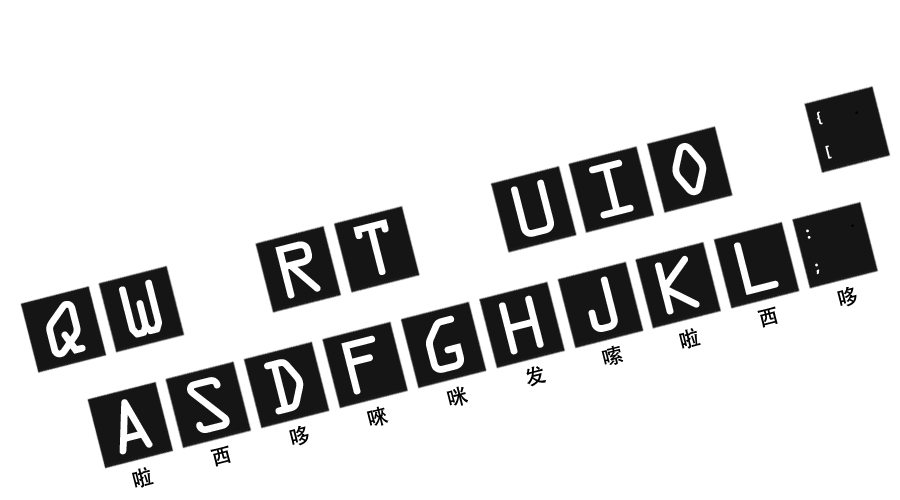
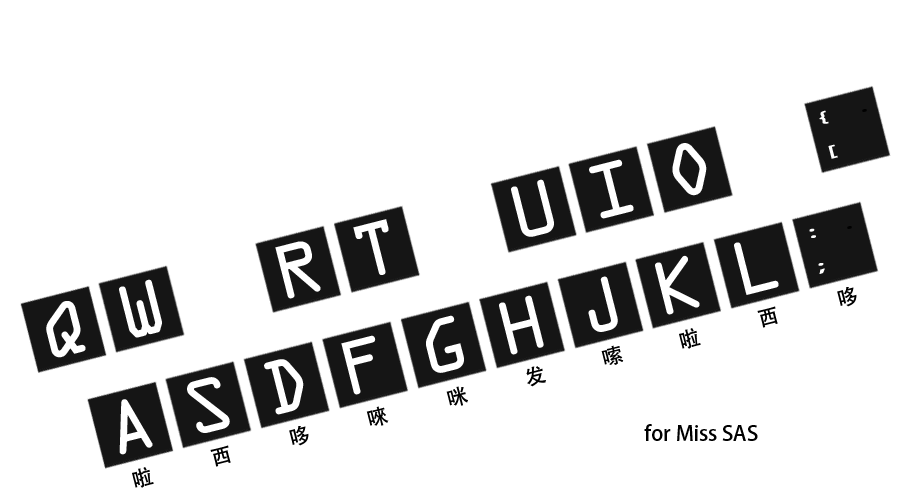
Revision of a layered 900 × 500 image; what changed, layer by layer:
added layer "for Miss SAS" above "组 10" over [644, 424, 758, 441]
painted on "{ . [" over [816, 109, 867, 159]
painted on "： . ；" over [806, 224, 854, 275]
